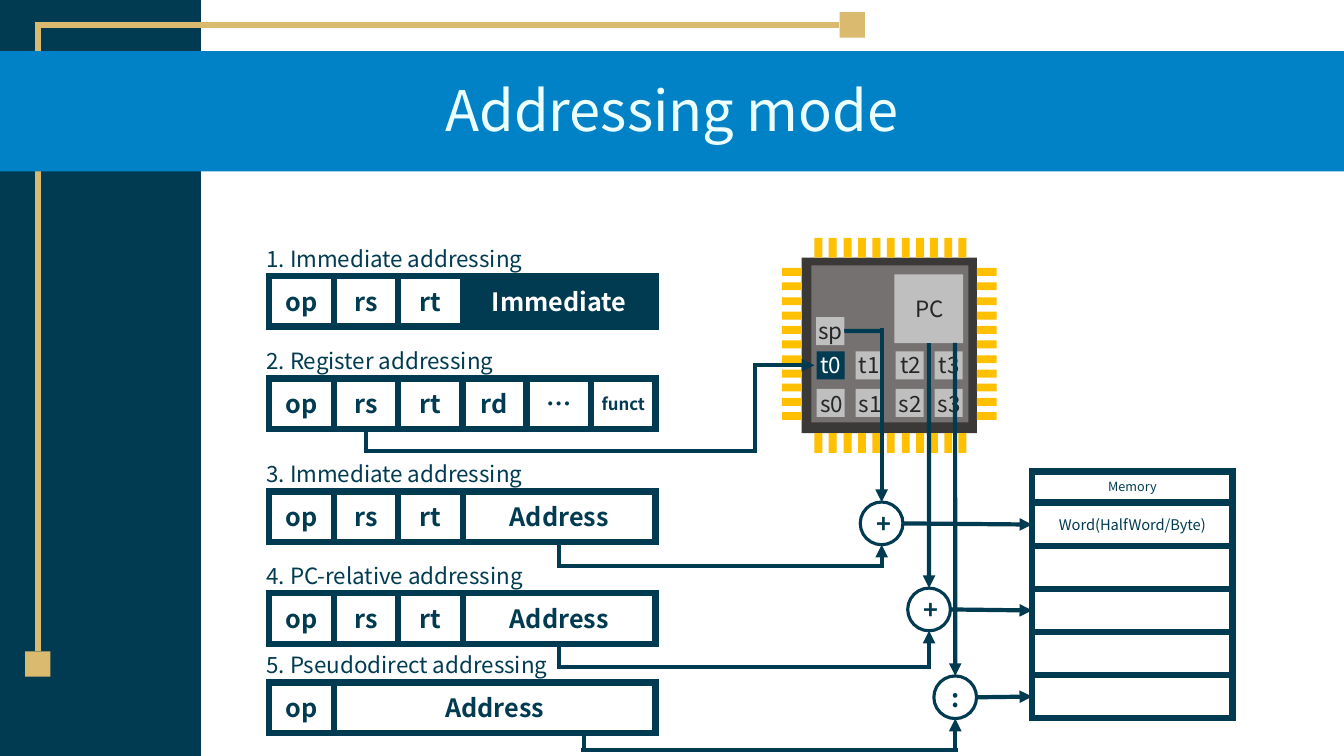
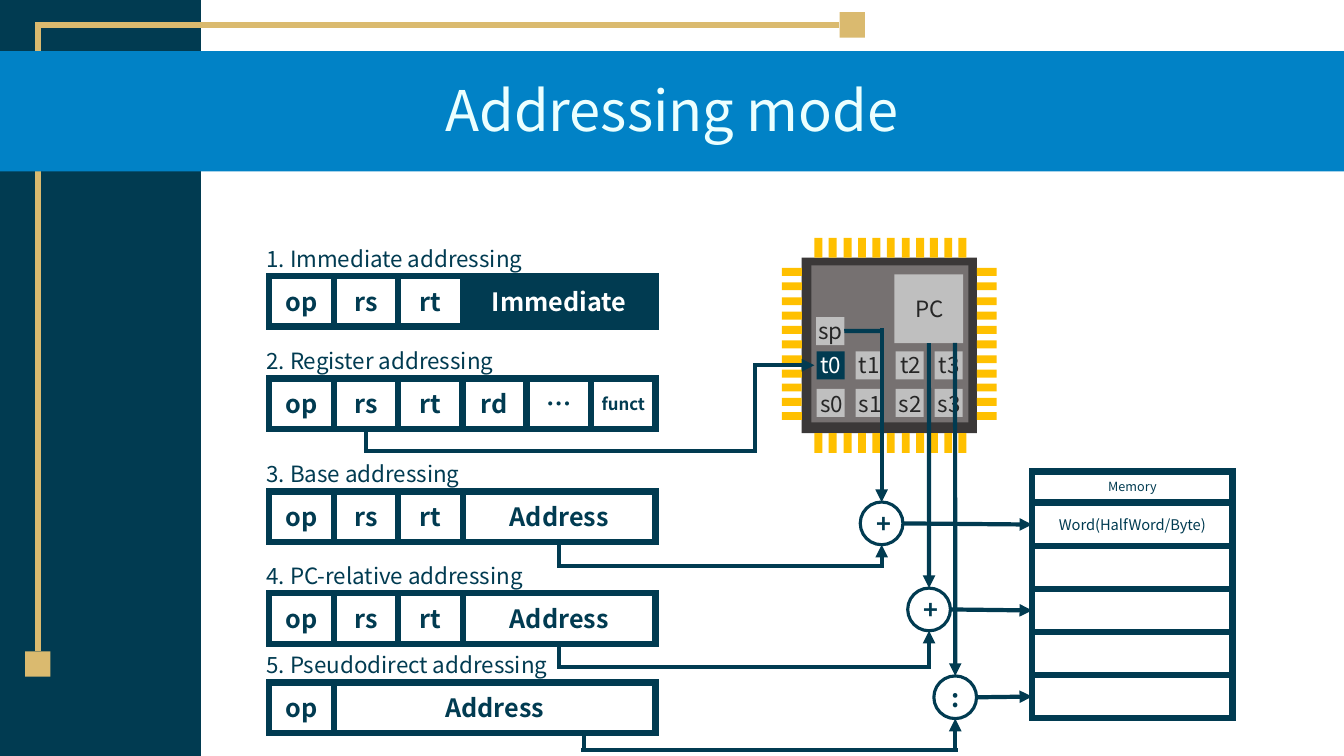
Before and after one commit to TikaWorld/EZ-Study, a slide deck: slide 8 of ComputerOrganization/Chapter2.pptx. Drawn at 1344x756 pixels with LibreOffice and Linux fonts; fonts in the diff are those of the drawing. Boxes give left, top, right and bottom in pixels: in the first picture for what was removed or moved away, otherwise in the second. Text is boxed around its words. In the diff, an @@ line names an element or a change of style, - is before the commit and + after.

```diff
--- a/ComputerOrganization/Chapter2.pptx
+++ b/ComputerOrganization/Chapter2.pptx
@@ text at <box>266,464,459,488</box>: text changed @@
-3. Immediate addressing
+3. Base addressing
```
Also in this commit, not shown: 1 other slide changed.
